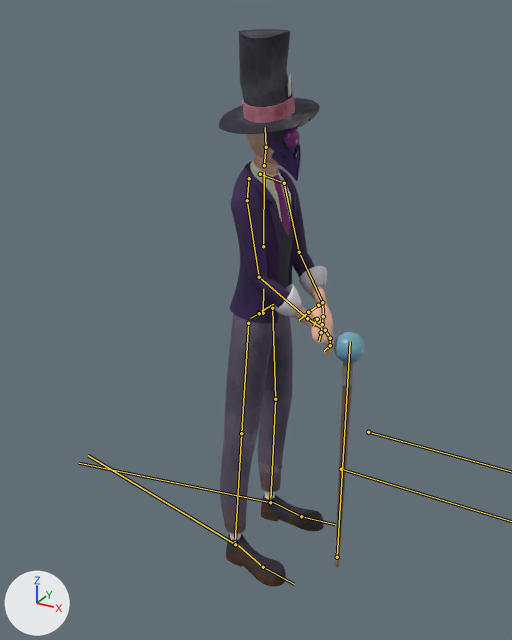
One commit to the FBX model Assets/Models/DeckDealer/AoA Deck Dealer/DeckDealer.fbx: the scene before it, then after it.
Before and after are seen from a 50 mm lens placed at (2.02, -3.8, 3.26), pointed at (-0.05, -0.03, 1.38). The lights are fixed; the arrows at lower left show +X, +Y and +Z. Both versions are drawn at frame 2 of the action 'metarig|metarigAction.001'; the numbers are the values there. The bones that bend it are drawn over the model as lines.
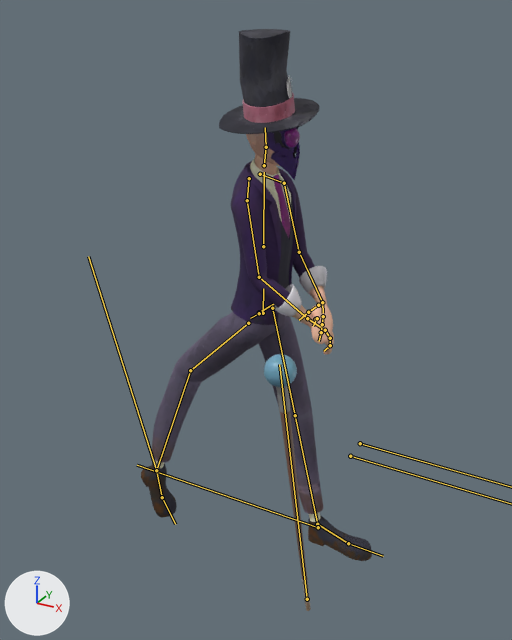
The edits, one by one:
Bone 'thigh.L' (bone_thigh_l) turns from (6, 1, -1) to (-14, 11, -2) degrees about its own x, y and z.
Bone 'shin.L' (bone_shin_l) turns from (-15, 2, 7) to (-6, 0, -4) degrees about its own x, y and z.
Bone 'foot.L' (bone_foot_l) turns from (4, 7, -2) to (15, 0, -2) degrees about its own x, y and z.
Bone 'thigh.R' (bone_thigh_r) turns from (2, -3, -12) to (42, 1, -35) degrees about its own x, y and z.
Bone 'shin.R' (bone_shin_r) turns from (-6, 0, 3) to (-26, 8, 30) degrees about its own x, y and z.
Bone 'foot.R' (bone_foot_r) turns from (3, 0, 1) to (59, 7, -7) degrees about its own x, y and z.
Bone 'Bone' (bone_bone) moves from (0.0, 0.0, 0.0) to (-0.273, 0.003, -0.012).
Bone 'Bone' (bone_bone) turns from (0, 0, 0) to (-8, 0, 0) degrees about its own x, y and z.

Pixel boxes [x1, y1, x2, y2] of what changed, in the pictures (512 x 640 px):
'Cube.007', posed (102% wider): before [220, 153, 334, 587]; after [141, 153, 372, 561]
'Cylinder.009', posed (71% wider, 9% taller): before [335, 362, 355, 568]; after [276, 386, 311, 611]
'Sphere.002', posed (6% wider, 6% taller): before [334, 332, 365, 363]; after [264, 354, 297, 387]
'Cube.004', posed: before [265, 127, 301, 181]; after [266, 127, 300, 180]
'Plane.003', posed: before [288, 75, 292, 97]; after [287, 77, 292, 98]
'Plane.002', posed (9% shorter): before [289, 73, 292, 95]; after [289, 76, 292, 96]
bone 'thigh.L', root to tip: before (272, 308) to (275, 399); after (272, 308) to (295, 415)
bone 'shin.L', root to tip: before (275, 399) to (270, 501); after (295, 415) to (317, 524)
bone 'foot.L', root to tip: before (270, 501) to (301, 516); after (317, 524) to (348, 543)
bone 'thigh.R', root to tip: before (248, 323) to (241, 433); after (248, 323) to (190, 370)
bone 'shin.R', root to tip: before (241, 433) to (235, 542); after (190, 370) to (156, 470)
bone 'foot.R', root to tip: before (235, 542) to (263, 567); after (156, 470) to (162, 497)
bone 'Bone', root to tip: before (337, 557) to (350, 341); after (307, 599) to (279, 364)
